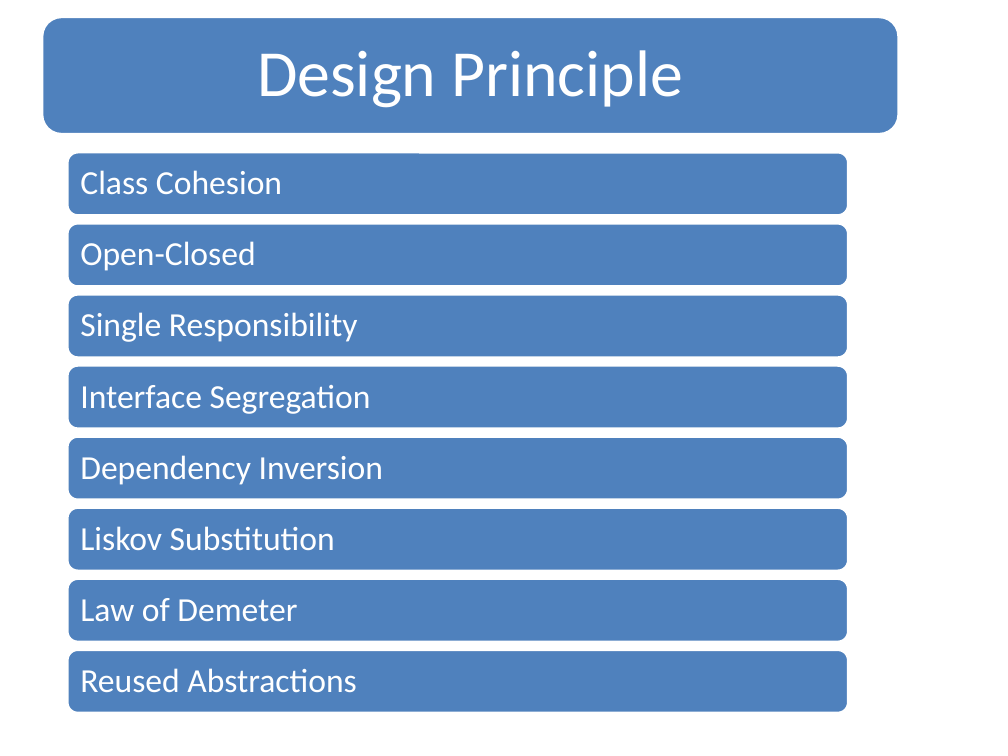
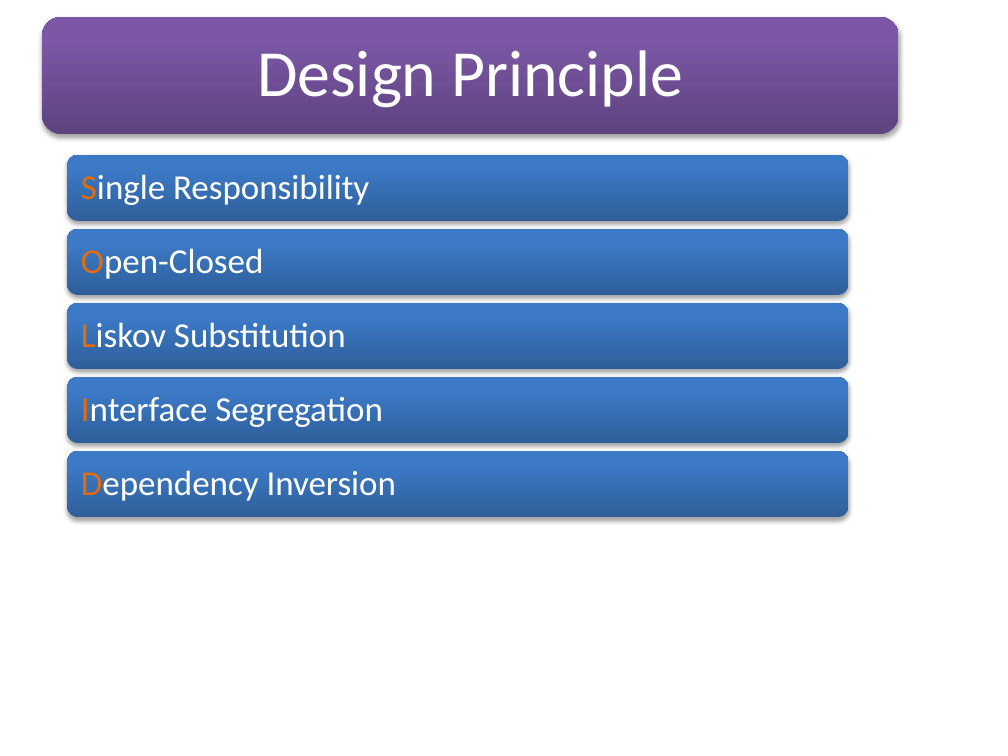
Before and after one commit to soyebparvez/DesignPatternData, a slide deck: slide 10 of Design Principle.pptx (slide 15 before the commit). Drawn at 1008x756 pixels with LibreOffice and Linux fonts; fonts in the diff are those of the drawing. Boxes give left, top, right and bottom in pixels: in the first picture for what was removed or moved away, otherwise in the second. Text is boxed around its words. In the diff, an @@ line names an element or a change of style, - is before the commit and + after.

```diff
--- a/Design Principle.pptx
+++ b/Design Principle.pptx
@@ rounded rectangle at bbox=[42, 17, 899, 135]: fill #4F81BD to gradient #5F4480 to #7B58A6 to #7C57A8; outline #FFFFFF 2 pt to none; shadow on @@
@@ rounded rectangle: place and size @@
-rounded rectangle at bbox=[68, 152, 849, 216]
+rounded rectangle at bbox=[68, 155, 849, 222]
@@ text added at bbox=[81, 174, 369, 205], 25 pt, text #FFFFFF @@
+Single Responsibility
@@ rounded rectangle: place and size @@
-rounded rectangle at bbox=[68, 223, 849, 286]
+rounded rectangle at bbox=[68, 229, 849, 295]
@@ text "Open-Closed" at bbox=[81, 248, 263, 279]: size 24 to 25 pt; text colour #FFFFFF to #E46C0A in "Open-Closed" @@
@@ rounded rectangle: place and size @@
-rounded rectangle at bbox=[68, 294, 849, 358]
+rounded rectangle at bbox=[68, 303, 849, 370]
@@ text added at bbox=[81, 322, 346, 348], 25 pt, text #FFFFFF @@
+Liskov Substitution
@@ rounded rectangle: place and size @@
-rounded rectangle at bbox=[68, 365, 849, 428]
+rounded rectangle at bbox=[68, 377, 849, 444]
@@ text "Interface Segregation": place and size @@
-text "Interface Segregation" at bbox=[80, 385, 371, 414]
+text "Interface Segregation" at bbox=[81, 397, 382, 427]
@@ text "Interface Segregation" at bbox=[81, 397, 382, 427]: size 24 to 25 pt; text colour #FFFFFF to #E46C0A in "Interface" @@
@@ fill #4F81BD to gradient #2F5F99 to #3D7CC7 to #3A7CCB; outline #FFFFFF 2 pt to none; shadow on in 5 elements at bbox=[68, 155, 849, 222], bbox=[68, 229, 849, 295], bbox=[68, 303, 849, 370], bbox=[68, 377, 849, 444], bbox=[68, 451, 849, 517] @@
@@ rounded rectangle: place and size @@
-rounded rectangle at bbox=[68, 436, 849, 500]
+rounded rectangle at bbox=[68, 451, 849, 517]
@@ text "Dependency Inversion": place and size @@
-text "Dependency Inversion" at bbox=[80, 455, 383, 485]
+text "Dependency Inversion" at bbox=[81, 470, 396, 501]
@@ text "Dependency Inversion" at bbox=[81, 470, 396, 501]: size 24 to 25 pt; text colour #FFFFFF to #E46C0A in "Dependency" @@
@@ group removed at bbox=[68, 170, 849, 713]: 5 texts, 3 rounded rectangles @@
-Class Cohesion
-Single Responsibility
-Liskov Substitution
-Law of Demeter
-Reused Abstractions
```
Also in this commit, not shown: 12 other slides changed, 1 slide added, 7 slides removed.
